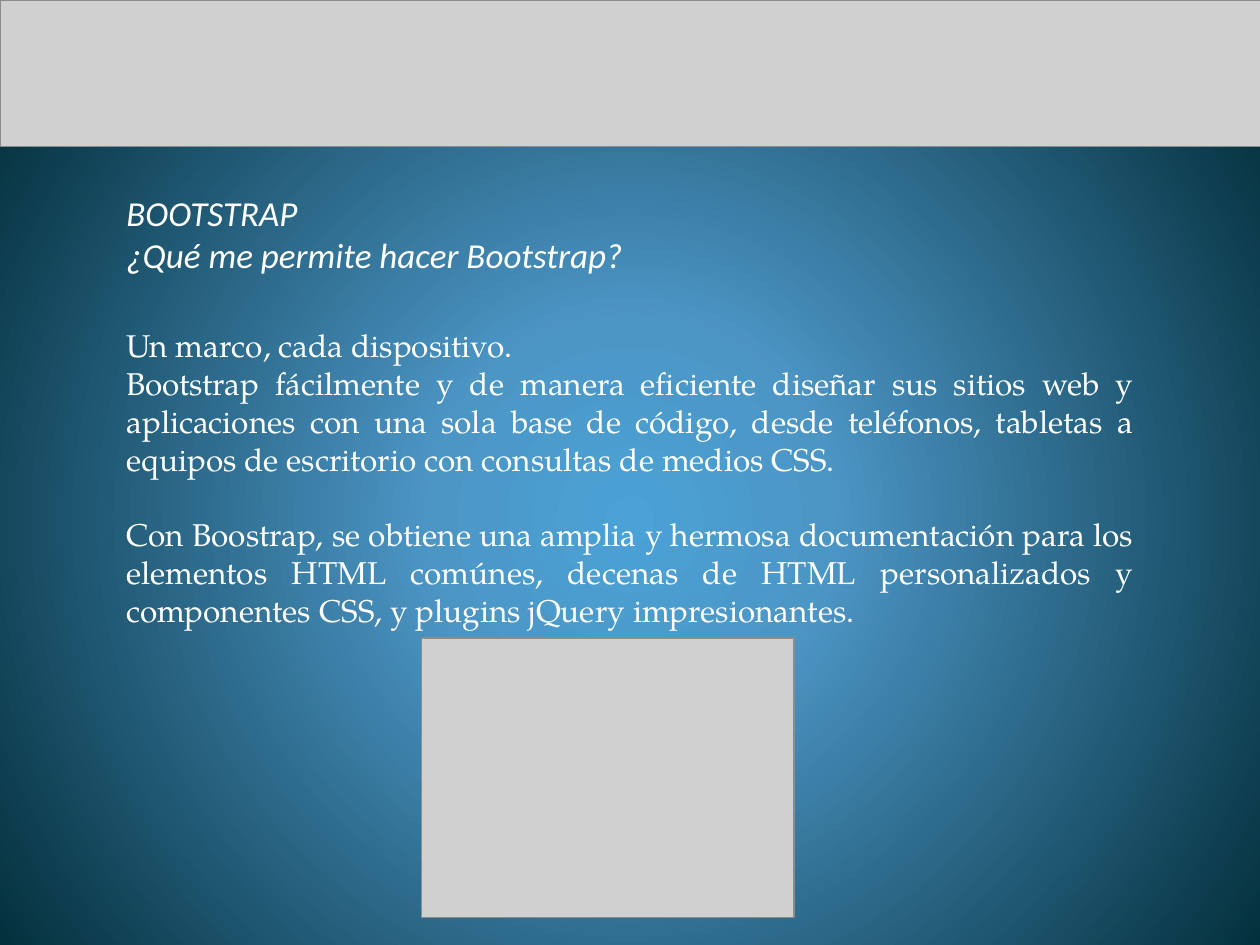
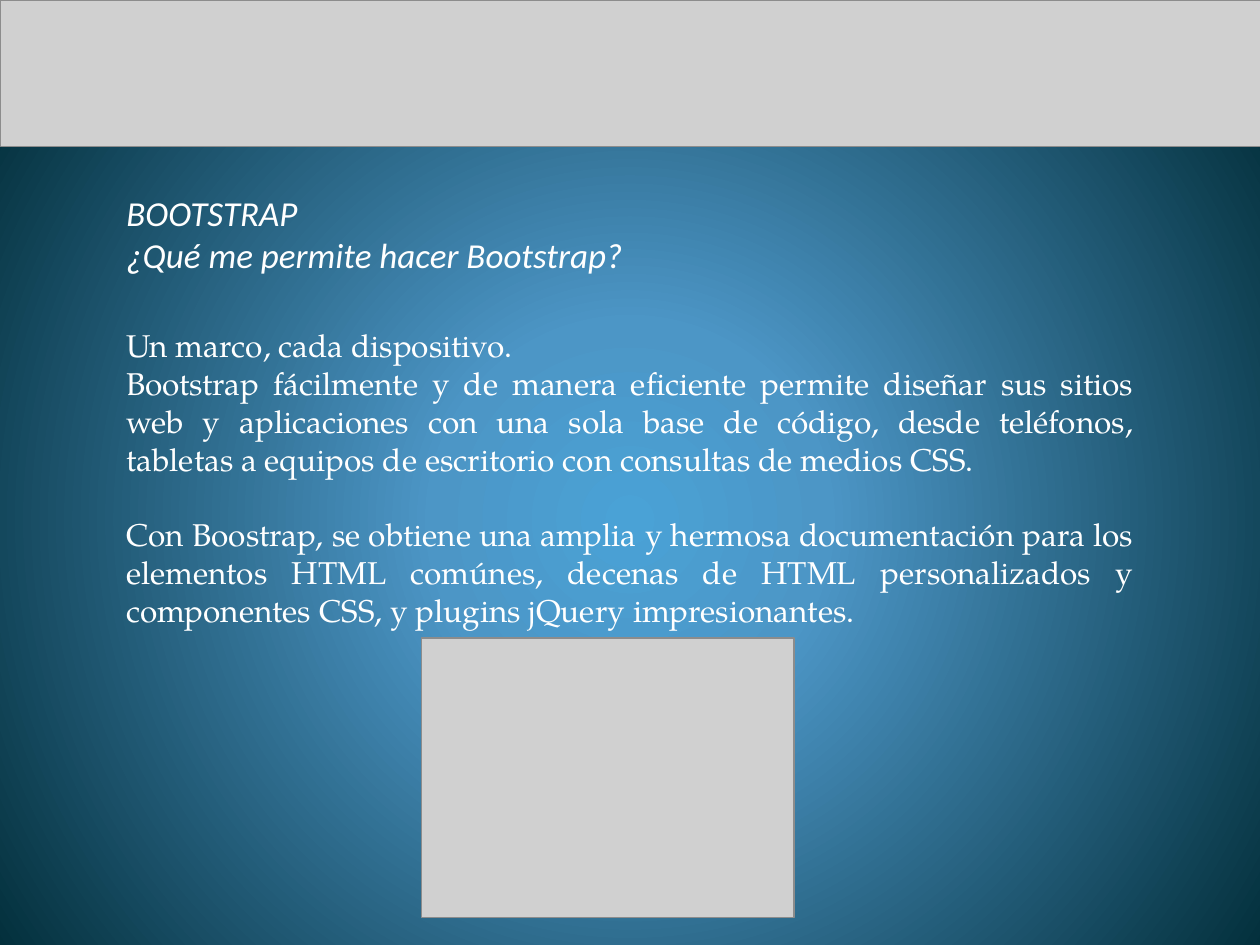
Before and after one commit to 10030445/programacionWeb, a slide deck: slide 11 of Tareas/tarea 7 - expo 5 javascript bootstrap.pptx. Drawn at 1260x945 pixels with LibreOffice and Linux fonts; fonts in the diff are those of the drawing; grey boxes stand for pictures. Boxes give left, top, right and bottom in pixels: in the first picture for what was removed or moved away, otherwise in the second. Text is boxed around its words. In the diff, an @@ line names an element or a change of style, - is before the commit and + after.

```diff
--- a/Tareas/tarea 7 - expo 5 javascript bootstrap.pptx
+++ b/Tareas/tarea 7 - expo 5 javascript bootstrap.pptx
@@ text at [126,362,1133,480]: text changed @@
-Bootstrap fácilmente y de manera eficiente diseñar sus sitios web y aplicaciones con una sola base de código, desde teléfonos, tabletas a equipos de escritorio con consultas de medios CSS.
+Bootstrap fácilmente y de manera eficiente permite diseñar sus sitios web y aplicaciones con una sola base de código, desde teléfonos, tabletas a equipos de escritorio con consultas de medios CSS.
```
Also in this commit, not shown: 3 other slides changed, 55 other files.
